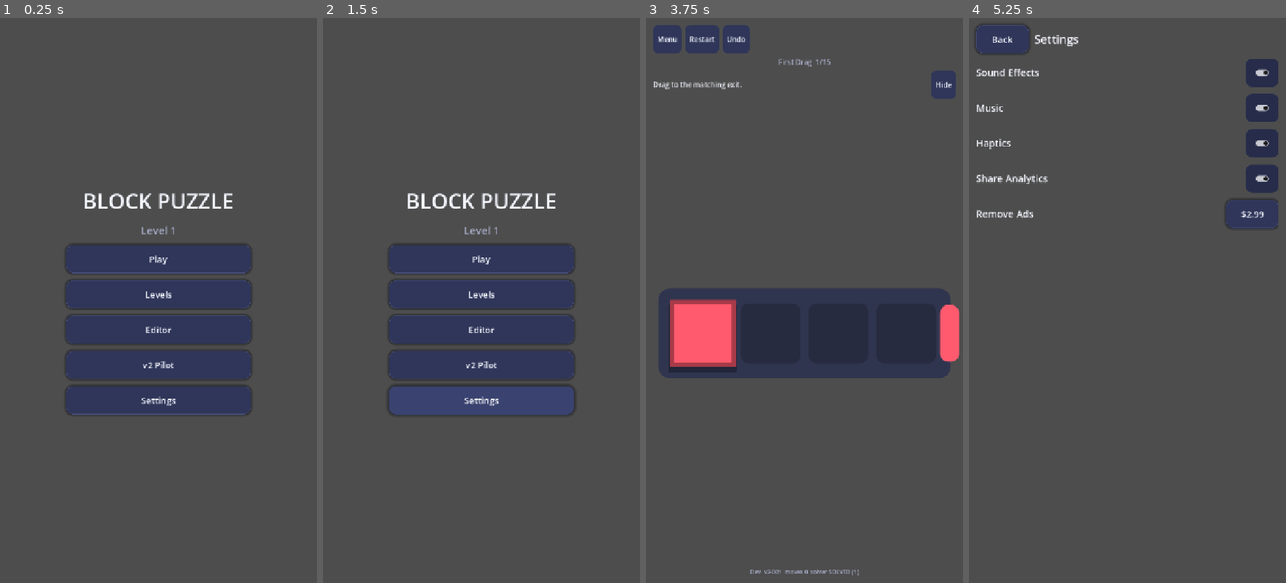
Above: before the commit, frames 1-4 (left to right).
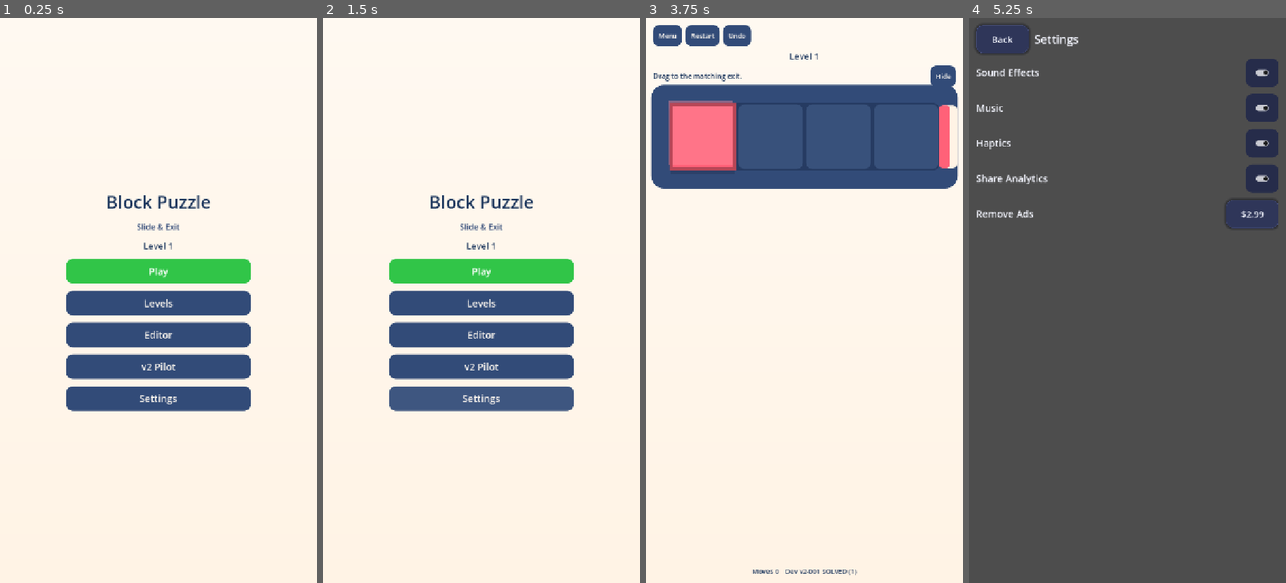
Above: after the commit, the same moments.

Repository: CylendraPlatform/Block_Puzzle_Game
Game: Godot game, scene res://scenes/MainMenu.tscn
Same seed, same stepped clock (60 frames per second), same inputs: the game is played once before the commit and once after it.
Inputs:
- Up to frame 1 (0.25 s): no input
- Up to frame 2 (1.5 s): click "Levels" at 0.5 s; click "Back" at 1.25 s
- Up to frame 3 (3.75 s): click "Editor" at 2 s; click "Back" at 2.75 s; click "v2 Pilot" at 3.5 s
- Up to frame 4 (5.25 s): click "Menu" at 4.25 s; click "Settings" at 5 s

The runs differ from the first frame. In frame 1, 100% of the frame differs, in the area x 0-100%, y 0-100%; in frame 2, 97%; in frame 3, 100%; in frame 4, nothing differs.

Commit message:
Draw the pilot and menu with the premium playful theme.
The board, gates, and clear card stay native Godot geometry so the v2 pilot matches the TD-3.5 tokens without changing puzzle rules.

Co-authored-by: Cursor <cursoragent@cursor.com>

Diff:
--- a/scripts/game/board_view_v2.gd
+++ b/scripts/game/board_view_v2.gd
@@ -126,7 +126,8 @@
 	var avail := Vector2(maxf(1.0, size.x - margin * 2.0), maxf(1.0, size.y - margin * 2.0))
 	_cell = minf(avail.x / float(cols), avail.y / float(rows))
 	var board_size := Vector2(_cell * cols, _cell * rows)
-	_origin = (size - board_size) * 0.5
+	var spare_y := maxf(0.0, size.y - board_size.y)
+	_origin = Vector2((size.x - board_size.x) * 0.5, minf(28.0, spare_y * 0.16))
 
 func _px(cell: Vector2i) -> Vector2:
 	return _origin + Vector2(cell) * _cell
@@ -142,21 +143,26 @@
 	var board: Dictionary = definition.get("board", {})
 	var cols := int(board.get("cols", 1))
 	var rows := int(board.get("rows", 1))
-	var tray := Rect2(_origin - Vector2(_cell, _cell) * 0.16, Vector2(cols, rows) * _cell + Vector2(_cell, _cell) * 0.32)
-	_round(tray, Style.BOARD, _cell * 0.18)
+	var frame := _cell * 0.26
+	var outer := Rect2(_origin - Vector2(frame, frame), Vector2(cols, rows) * _cell + Vector2(frame, frame) * 2.0)
+	_round(outer, TD35Theme.FRAME, int(clampf(_cell * 0.22, 12.0, 28.0)))
+	var inner := Rect2(_origin, Vector2(cols, rows) * _cell)
+	_round(inner, TD35Theme.BASE, int(clampf(_cell * 0.12, 8.0, 18.0)))
+	var gap := clampf(_cell * 0.08, 2.0, 4.0)
 	for y in rows:
 		for x in cols:
-			var rect := Rect2(_px(Vector2i(x, y)) + Vector2.ONE * _cell * 0.06, Vector2.ONE * _cell * 0.88)
-			_round(rect, Style.CELL, _cell * 0.12)
+			var rect := Rect2(_px(Vector2i(x, y)) + Vector2(gap, gap), Vector2(_cell - gap * 2.0, _cell - gap * 2.0))
+			_round(rect, TD35Theme.CELL, int(clampf(_cell * 0.16, 6.0, 14.0)))
 	for wall in board.get("walls", []):
 		if typeof(wall) != TYPE_ARRAY or wall.size() != 2:
 			continue
-		var rect := Rect2(_px(Vector2i(int(wall[0]), int(wall[1]))) + Vector2.ONE * _cell * 0.04, Vector2.ONE * _cell * 0.92)
-		_round(rect, Style.WALL, _cell * 0.14)
+		var rect := Rect2(_px(Vector2i(int(wall[0]), int(wall[1]))) + Vector2(gap * 0.4, gap * 0.4), Vector2(_cell - gap * 0.8, _cell - gap * 0.8))
+		_round(rect, TD35Theme.WALL, int(clampf(_cell * 0.14, 6.0, 12.0)))
 	for gate in definition.get("gates", []):
 		if typeof(gate) == TYPE_DICTIONARY:
 			_draw_gate(gate, cols, rows)
 	var geometry := PuzzleEngine._geometry(definition)
+	_draw_preview(geometry)
 	var ids: Array = geometry.keys()
 	ids.sort()
 	for id in ids:
@@ -176,31 +182,52 @@
 		var slide := from + Vector2(_dir(str(item["dir"]))) * _cell * (0.35 + travel * 1.2)
 		_draw_piece(exit_id, geometry[exit_id], slide, 1.0 - travel)
 
+func _draw_preview(geometry: Dictionary) -> void:
+	if not _dragging or _axis == "" or _drag_id == "" or not geometry.has(_drag_id):
+		return
+	var limits := _limits(_axis)
+	var max_dist := int(limits["max"])
+	var travel := _drag_px / maxf(_cell, 0.001)
+	var steps := steps_for_drag(travel, max_dist, bool(limits["exit"]), _near_screen_edge(_axis, _pointer))
+	if steps <= 0:
+		return
+	var landing := mini(steps, max_dist)
+	var extra := 0.45 if steps > max_dist else 0.0
+	var base := _px(_drag_origin + _dir(_axis) * landing) + Vector2(_dir(_axis)) * _cell * extra
+	_draw_piece(_drag_id, geometry[_drag_id], base, 0.15)
+
 func _draw_gate(gate: Dictionary, cols: int, rows: int) -> void:
 	var accepts: Array = gate.get("accept", [])
 	var color_name := "red"
 	if not accepts.is_empty():
 		color_name = str(accepts[0])
-	var color := Style.block_color(color_name)
+	var color := TD35Theme.piece_color(color_name)
 	var lo := int(gate.get("lo", 0))
 	var hi := int(gate.get("hi", lo))
 	var span := float(hi - lo + 1) * _cell
-	var thick := _cell * 0.28
-	var inset := _cell * 0.08
-	var rect := Rect2()
+	var frame := _cell * 0.26
+	var pad := clampf(_cell * 0.08, 2.0, 6.0)
+	var mouth := clampf(_cell * 0.2, 8.0, 22.0)
+	var hole := Rect2()
+	var lip := Rect2()
 	var side := str(gate.get("side", ""))
 	match side:
 		"left":
-			rect = Rect2(_origin.x - thick, _origin.y + lo * _cell + inset, thick, span - inset * 2.0)
+			hole = Rect2(_origin.x - frame, _origin.y + lo * _cell + pad, frame + 2.0, span - pad * 2.0)
+			lip = Rect2(_origin.x - mouth, hole.position.y, mouth + 2.0, hole.size.y)
 		"right":
-			rect = Rect2(_origin.x + cols * _cell, _origin.y + lo * _cell + inset, thick, span - inset * 2.0)
+			hole = Rect2(_origin.x + cols * _cell - 2.0, _origin.y + lo * _cell + pad, frame + 2.0, span - pad * 2.0)
+			lip = Rect2(_origin.x + cols * _cell - 2.0, hole.position.y, mouth + 2.0, hole.size.y)
 		"top":
-			rect = Rect2(_origin.x + lo * _cell + inset, _origin.y - thick, span - inset * 2.0, thick)
+			hole = Rect2(_origin.x + lo * _cell + pad, _origin.y - frame, span - pad * 2.0, frame + 2.0)
+			lip = Rect2(hole.position.x, _origin.y - mouth, hole.size.x, mouth + 2.0)
 		"bottom":
-			rect = Rect2(_origin.x + lo * _cell + inset, _origin.y + rows * _cell, span - inset * 2.0, thick)
+			hole = Rect2(_origin.x + lo * _cell + pad, _origin.y + rows * _cell - 2.0, span - pad * 2.0, frame + 2.0)
+			lip = Rect2(hole.position.x, _origin.y + rows * _cell - 2.0, hole.size.x, mouth + 2.0)
 		_:
 			return
-	_round(rect, color, thick * 0.45)
+	_round(hole, TD35Theme.CANVAS, int(clampf(_cell * 0.12, 4.0, 12.0)))
+	_round(lip, color, int(clampf(_cell * 0.1, 3.0, 8.0)))
 
 func _draw_piece(id: String, geometry: Dictionary, base: Vector2, alpha: float) -> void:
 	if _dragging and id == _drag_id and alpha > 0.99:
@@ -208,30 +235,39 @@
 	var corners := _silhouette(geometry["offsets"])
 	if corners.is_empty():
 		return
-	var shadow := PackedVector2Array()
-	var fill := PackedVector2Array()
 	var center := Vector2.ZERO
 	for corner in corners:
 		center += corner
 	center /= float(corners.size())
+	var color := TD35Theme.piece_color(str(geometry["color"]))
+	if id == _drag_id and alpha > 0.99:
+		color = color.lightened(0.05)
+	color.a = alpha
+	var shadow := PackedVector2Array()
+	var body := PackedVector2Array()
+	var gloss := PackedVector2Array()
+	var lifted := 1.0
+	if id == _drag_id and alpha > 0.99:
+		lifted = 1.025
 	for corner in corners:
 		var pixel := base + Vector2(corner) * _cell
-		shadow.append(pixel + Vector2(0, _cell * 0.08))
 		var from_center := pixel - (base + center * _cell)
-		fill.append(base + center * _cell + from_center * 0.92)
-	var color := Style.block_color(str(geometry["color"]))
-	if id == _drag_id and alpha > 0.99:
-		color = color.lightened(0.08)
-	color.a = alpha
-	var shadow_color := Color(0, 0, 0, 0.28 * alpha)
+		var placed := base + center * _cell + from_center * 0.94 * lifted
+		shadow.append(placed + Vector2(0, _cell * 0.08))
+		body.append(placed)
+		gloss.append(placed + Vector2(-_cell * 0.03, -_cell * 0.06))
+	var shadow_color := Color(TD35Theme.SHADOW, 0.28 * alpha)
 	draw_colored_polygon(shadow, shadow_color)
-	draw_colored_polygon(fill, color)
-	var outline := fill.duplicate()
+	var edge := color.darkened(0.28)
+	edge.a = alpha
+	draw_colored_polygon(body, color)
+	var shine := color.lightened(0.28)
+	shine.a = 0.42 * alpha
+	draw_colored_polygon(gloss, shine)
+	var outline := body.duplicate()
 	if outline.size() > 0:
 		outline.append(outline[0])
-	var edge := color.darkened(0.35)
-	edge.a = alpha
-	draw_polyline(outline, edge, maxf(2.0, _cell * 0.06), true)
+	draw_polyline(outline, edge, maxf(2.0, _cell * 0.045), true)
 
 func _silhouette(offsets: Array) -> PackedVector2Array:
 	var occupied := {}
@@ -400,7 +436,4 @@
 	return Vector2i.ZERO
 
 func _round(rect: Rect2, color: Color, radius: float) -> void:
-	var box := StyleBoxFlat.new()
-	box.bg_color = color
-	box.set_corner_radius_all(int(radius))
-	draw_style_box(box, rect)
+	draw_style_box(TD35Theme.round_box(color, int(radius)), rect)
--- a/scripts/game/pilot_game.gd
+++ b/scripts/game/pilot_game.gd
@@ -21,24 +21,27 @@
 		_load(_index)
 
 func _build() -> void:
-	var safe := UIKit.mount(self)
+	set_anchors_and_offsets_preset(Control.PRESET_FULL_RECT)
+	add_child(TD35Theme.make_bg())
+	var safe := SafeArea.new()
+	add_child(safe)
 	var column := UIKit.column(safe)
 	column.add_theme_constant_override("separation", 8)
 	var bar := HBoxContainer.new()
 	bar.add_theme_constant_override("separation", 8)
 	var back := UIKit.button("Menu", _on_menu)
-	UIKit.apply_compact(back)
+	TD35Theme.style_compact(back)
 	back.size_flags_horizontal = Control.SIZE_SHRINK_CENTER
 	var restart := UIKit.button("Restart", _on_restart)
-	UIKit.apply_compact(restart)
+	TD35Theme.style_compact(restart)
 	restart.size_flags_horizontal = Control.SIZE_SHRINK_CENTER
 	var undo := UIKit.button("Undo", _on_undo)
-	UIKit.apply_compact(undo)
+	TD35Theme.style_compact(undo)
 	undo.size_flags_horizontal = Control.SIZE_SHRINK_CENTER
 	_title = Label.new()
 	_title.horizontal_alignment = HORIZONTAL_ALIGNMENT_CENTER
-	_title.add_theme_font_size_override("font_size", 16)
-	_title.add_theme_color_override("font_color", Style.TEXT_DIM)
+	_title.add_theme_font_size_override("font_size", 20)
+	_title.add_theme_color_override("font_color", TD35Theme.NAVY)
 	_title.clip_text = true
 	_title.text_overrun_behavior = TextServer.OVERRUN_TRIM_ELLIPSIS
 	bar.add_child(back)
@@ -51,9 +54,9 @@
 	_prompt.size_flags_horizontal = Control.SIZE_EXPAND_FILL
 	_prompt.autowrap_mode = TextServer.AUTOWRAP_WORD_SMART
 	_prompt.add_theme_font_size_override("font_size", 16)
-	_prompt.add_theme_color_override("font_color", Style.TEXT)
+	_prompt.add_theme_color_override("font_color", TD35Theme.NAVY)
 	var hide := UIKit.button("Hide", func() -> void: _prompt_row.visible = false)
-	UIKit.apply_compact(hide)
+	TD35Theme.style_compact(hide)
 	hide.size_flags_horizontal = Control.SIZE_SHRINK_END
 	_prompt_row.add_child(_prompt)
 	_prompt_row.add_child(hide)
@@ -70,14 +73,23 @@
 	_status = Label.new()
 	_status.horizontal_alignment = HORIZONTAL_ALIGNMENT_CENTER
 	_status.autowrap_mode = TextServer.AUTOWRAP_WORD_SMART
-	_status.add_theme_font_size_override("font_size", 13)
-	_status.add_theme_color_override("font_color", Style.TEXT_DIM)
+	_status.add_theme_font_size_override("font_size", 15)
+	_status.add_theme_color_override("font_color", TD35Theme.NAVY)
 	column.add_child(_status)
-	var win := UIKit.modal(safe, "Pilot Clear")
+	var win := UIKit.modal(safe, "Level Complete!")
 	_win_layer = win["layer"]
+	var card: PanelContainer = win["card"]
+	card.add_theme_stylebox_override("panel", TD35Theme.card_box())
 	var box: VBoxContainer = win["box"]
-	box.add_child(UIKit.button("Next", _on_next))
-	box.add_child(UIKit.button("Menu", _on_menu))
+	var heading := box.get_child(0) as Label
+	if heading != null:
+		heading.add_theme_color_override("font_color", TD35Theme.NAVY)
+	var next := UIKit.button("Next", _on_next)
+	TD35Theme.style_button(next, true)
+	var menu := UIKit.button("Menu", _on_menu)
+	TD35Theme.style_button(menu, false)
+	box.add_child(next)
+	box.add_child(menu)
 
 func _load(index: int) -> void:
 	if index < 0 or index >= _paths.size():
@@ -97,16 +109,19 @@
 	_prompt_row.visible = true
 	var metrics: Dictionary = _definition.get("authored_metrics", {})
 	_prompt.text = str(metrics.get("prompt", ""))
-	_title.text = "%s  %d/%d" % [str(_definition.get("name", _definition.get("id", ""))), index + 1, _paths.size()]
+	_title.text = "Level %d" % (index + 1)
 	_refresh_status()
 
 func _refresh_status() -> void:
 	if _session == null:
 		return
+	_status.text = "Moves %d" % _session.move_count()
+	if not DevAccess.enabled():
+		return
 	var solved := SolverV2.solve(_definition, PuzzleState.from_definition(_definition), 8000)
 	var verdict := str(solved["status"])
 	var length := int(solved["solution_length"])
-	_status.text = "Dev  %s  moves %d  solver %s (%s)" % [str(_definition.get("id", "")), _session.move_count(), verdict, str(length)]
+	_status.text = "Moves %d    Dev %s %s (%s)" % [_session.move_count(), str(_definition.get("id", "")), verdict, str(length)]
 
 func _on_commit(action: PuzzleAction) -> void:
 	if _session == null or _session.input_locked:
--- a/scripts/ui/main_menu.gd
+++ b/scripts/ui/main_menu.gd
@@ -8,7 +8,10 @@
 	_build()
 
 func _build() -> void:
-	var safe := UIKit.mount(self)
+	set_anchors_and_offsets_preset(Control.PRESET_FULL_RECT)
+	add_child(TD35Theme.make_bg())
+	var safe := SafeArea.new()
+	add_child(safe)
 	var center := CenterContainer.new()
 	center.size_flags_horizontal = Control.SIZE_EXPAND_FILL
 	center.size_flags_vertical = Control.SIZE_EXPAND_FILL
@@ -21,15 +24,26 @@
 	center.resized.connect(func() -> void:
 		column.custom_minimum_size.x = minf(420.0, maxf(0.0, center.size.x)))
 
-	column.add_child(UIKit.wrapping_label("BLOCK PUZZLE", 48))
+	column.add_child(UIKit.wrapping_label("Block Puzzle", 40, TD35Theme.NAVY))
+	column.add_child(UIKit.wrapping_label("Slide & Exit", 18, TD35Theme.FRAME))
 	var lvl: int = clampi(Catalog.load_unlocked() + 1, 1, 100)
-	column.add_child(UIKit.wrapping_label("Level %d" % lvl, 24, Style.TEXT_DIM))
-	column.add_child(UIKit.button("Play", _on_play))
-	column.add_child(UIKit.button("Levels", _on_levels))
+	column.add_child(UIKit.wrapping_label("Level %d" % lvl, 20, TD35Theme.NAVY))
+	var play := UIKit.button("Play", _on_play)
+	TD35Theme.style_button(play, true)
+	column.add_child(play)
+	var levels := UIKit.button("Levels", _on_levels)
+	TD35Theme.style_button(levels, false)
+	column.add_child(levels)
 	if DevAccess.enabled():
-		column.add_child(UIKit.button("Editor", _on_editor))
-		column.add_child(UIKit.button("v2 Pilot", _on_pilot))
-	column.add_child(UIKit.button("Settings", _on_settings))
+		var editor := UIKit.button("Editor", _on_editor)
+		TD35Theme.style_button(editor, false)
+		column.add_child(editor)
+		var pilot := UIKit.button("v2 Pilot", _on_pilot)
+		TD35Theme.style_button(pilot, false)
+		column.add_child(pilot)
+	var settings := UIKit.button("Settings", _on_settings)
+	TD35Theme.style_button(settings, false)
+	column.add_child(settings)
 
 func _on_play() -> void:
 	Settings.selected_level = -1   # resume at saved progress
--- /dev/null
+++ b/scripts/ui/td35_theme.gd
@@ -0,0 +1,87 @@
+class_name TD35Theme
+extends RefCounted
+## Presentation tokens for the premium playful pilot and menu.
+## Logical puzzle colors stay red, blue, green, yellow, orange, purple.
+
+const CANVAS := Color("#FFF3E5")
+const CANVAS_HIGH := Color("#FFF9F1")
+const NAVY := Color("#19345B")
+const FRAME := Color("#324B78")
+const BASE := Color("#263B62")
+const CELL := Color("#38517B")
+const WALL := Color("#152848")
+const CONFIRM := Color("#31C548")
+const SHADOW := Color("#1C2540")
+const PIECE := {
+	"red": Color("#FF6178"),
+	"blue": Color("#24BBF2"),
+	"green": Color("#88D83A"),
+	"yellow": Color("#FFD143"),
+	"orange": Color("#FFA83A"),
+	"purple": Color("#A95CF5"),
+}
+
+static var _boxes := {}
+
+static func piece_color(name: String) -> Color:
+	return PIECE.get(name, Color.WHITE)
+
+static func make_bg() -> TextureRect:
+	var gradient := Gradient.new()
+	gradient.set_color(0, CANVAS_HIGH)
+	gradient.set_color(1, CANVAS)
+	var tex := GradientTexture2D.new()
+	tex.gradient = gradient
+	tex.fill_from = Vector2(0, 0)
+	tex.fill_to = Vector2(0, 1)
+	tex.width = 8
+	tex.height = 256
+	var rect := TextureRect.new()
+	rect.texture = tex
+	rect.set_anchors_preset(Control.PRESET_FULL_RECT)
+	rect.stretch_mode = TextureRect.STRETCH_SCALE
+	rect.mouse_filter = Control.MOUSE_FILTER_IGNORE
+	return rect
+
+static func style_button(button: Button, primary: bool) -> void:
+	var fill := CONFIRM if primary else FRAME
+	var down := fill.darkened(0.12)
+	button.add_theme_color_override("font_color", Color.WHITE if primary else CANVAS_HIGH)
+	button.add_theme_color_override("font_hover_color", Color.WHITE if primary else CANVAS_HIGH)
+	button.add_theme_font_size_override("font_size", 22)
+	button.custom_minimum_size = Vector2(0, 56)
+	button.add_theme_stylebox_override("normal", _box(fill, 16))
+	button.add_theme_stylebox_override("hover", _box(fill.lightened(0.06), 16))
+	button.add_theme_stylebox_override("pressed", _box(down, 16))
+	button.add_theme_stylebox_override("disabled", _box(fill.darkened(0.3), 16))
+	button.add_theme_stylebox_override("focus", StyleBoxEmpty.new())
+
+static func style_compact(button: Button) -> void:
+	button.add_theme_color_override("font_color", CANVAS_HIGH)
+	button.add_theme_color_override("font_hover_color", Color.WHITE)
+	button.add_theme_font_size_override("font_size", 15)
+	button.custom_minimum_size = Vector2(48, 48)
+	button.add_theme_stylebox_override("normal", _box(FRAME, 14))
+	button.add_theme_stylebox_override("hover", _box(FRAME.lightened(0.08), 14))
+	button.add_theme_stylebox_override("pressed", _box(NAVY, 14))
+	button.add_theme_stylebox_override("focus", StyleBoxEmpty.new())
+
+static func card_box() -> StyleBoxFlat:
+	return _box(CANVAS_HIGH, 22)
+
+static func round_box(color: Color, radius: int) -> StyleBoxFlat:
+	return _box(color, radius)
+
+static func _box(color: Color, radius: int) -> StyleBoxFlat:
+	var key := "%s|%d" % [color.to_html(true), radius]
+	if _boxes.has(key):
+		return _boxes[key]
+	var box := StyleBoxFlat.new()
+	box.bg_color = color
+	box.set_corner_radius_all(radius)
+	box.content_margin_left = 12
+	box.content_margin_right = 12
+	box.content_margin_top = 8
+	box.content_margin_bottom = 8
+	_boxes[key] = box
+	return box
--- /dev/null
+++ b/test/test_td35_shots.gd
@@ -0,0 +1,130 @@
+extends SceneTree
+## Desktop captures of the TD-3.5 pilot, menu, and synthetic board sizes.
+## Not an Android device test.
+##   godot --path . --script res://test/test_td35_shots.gd
+
+var _fails := 0
+
+func _initialize() -> void:
+	print("== test_td35_shots ==")
+	var out := ProjectSettings.globalize_path("res://build/qa/td35")
+	DirAccess.make_dir_recursive_absolute(out)
+	print("  DIR  ", out)
+	SafeArea.use_simulation = true
+	SafeArea.simulate_insets = Vector4.ZERO
+	print("  LOAD menu")
+	var menu: PackedScene = load("res://scenes/MainMenu.tscn")
+	print("  LOADED menu")
+	await _scene(menu, out, Vector2i(360, 800), "360x800_menu.png")
+	await _scene(menu, out, Vector2i(412, 915), "412x915_menu.png")
+	var pilot: PackedScene = load("res://scenes/Pilot.tscn")
+	await _pilot(pilot, out, Vector2i(360, 800), 0, "360x800_v2_001.png", false)
+	await _pilot(pilot, out, Vector2i(360, 800), 5, "360x800_v2_006.png", false)
+	await _pilot(pilot, out, Vector2i(412, 915), 9, "412x915_v2_010.png", false)
+	await _pilot(pilot, out, Vector2i(360, 800), 10, "360x800_v2_011.png", false)
+	await _pilot(pilot, out, Vector2i(360, 800), 14, "360x800_v2_015.png", true)
+	await _board(out, Vector2i(360, 800), 1, 5, "360x800_1x5.png")
+	await _board(out, Vector2i(412, 915), 5, 1, "412x915_5x1.png")
+	await _board(out, Vector2i(360, 800), 5, 5, "360x800_5x5.png")
+	await _board(out, Vector2i(412, 915), 9, 9, "412x915_9x9.png")
+	print("== done: %d failure(s) ==" % _fails)
+	quit(_fails)
+
+func _scene(packed: PackedScene, dir: String, view_size: Vector2i, file_name: String) -> void:
+	print("  SCENE ", file_name)
+	var host := _host(view_size)
+	print("  HOST ", file_name)
+	var node := packed.instantiate()
+	print("  NODE ", file_name)
+	node.set_anchors_and_offsets_preset(Control.PRESET_FULL_RECT)
+	host.add_child(node)
+	print("  ADDED ", file_name)
+	for _i in 6:
+		await process_frame
+	print("  FRAMED ", file_name)
+	RenderingServer.force_draw()
+	_save(host, dir, file_name)
+	host.queue_free()
+	await process_frame
+
+func _pilot(packed: PackedScene, dir: String, view_size: Vector2i, index: int, file_name: String, show_win: bool) -> void:
+	var host := _host(view_size)
+	var node := packed.instantiate()
+	node.set_anchors_and_offsets_preset(Control.PRESET_FULL_RECT)
+	host.add_child(node)
+	for _i in 4:
+		await process_frame
+	node._load(index)
+	if show_win:
+		node._win_layer.visible = true
+	for _i in 4:
+		await process_frame
+	RenderingServer.force_draw()
+	_save(host, dir, file_name)
+	host.queue_free()
+	await process_frame
+
+func _board(dir: String, view_size: Vector2i, cols: int, rows: int, file_name: String) -> void:
+	var host := _host(view_size)
+	var root_ui := Control.new()
+	root_ui.set_anchors_and_offsets_preset(Control.PRESET_FULL_RECT)
+	host.add_child(root_ui)
+	root_ui.add_child(TD35Theme.make_bg())
+	var board := BoardViewV2.new()
+	board.set_anchors_and_offsets_preset(Control.PRESET_FULL_RECT)
+	root_ui.add_child(board)
+	var definition := _definition(cols, rows)
+	board.show_state(definition, PuzzleState.from_definition(definition))
+	for _i in 4:
+		await process_frame
+	RenderingServer.force_draw()
+	_save(host, dir, file_name)
+	host.queue_free()
+	await process_frame
+
+func _definition(cols: int, rows: int) -> Dictionary:
+	var pieces: Array = [
+		{"id": "red", "color": "red", "cells": [[0, 0], [1, 0], [0, 1]], "pos": [0, 0], "required": true},
+		{"id": "blue", "color": "blue", "cells": [[0, 0], [1, 0], [2, 0], [1, 1]], "pos": [mini(2, cols - 3), mini(1, rows - 2)], "required": true},
+		{"id": "green", "color": "green", "cells": [[0, 0], [1, 0], [1, 1], [2, 1]], "pos": [maxi(0, cols - 3), maxi(0, rows - 2)], "required": true},
+	]
+	if cols < 3 or rows < 2:
+		pieces = [{"id": "red", "color": "red", "cells": [[0, 0]], "pos": [0, 0], "required": true}]
+	var span_limit := rows - 1 if cols >= rows else cols - 1
+	return {
+		"schema_version": 2,
+		"id": "td35-shot",
+		"name": "Shot",
+		"board": {"cols": cols, "rows": rows, "walls": []},
+		"pieces": pieces,
+		"gates": [
+			{"id": "red_gate", "side": "right" if cols >= rows else "bottom", "lo": 0, "hi": mini(2, span_limit), "accept": ["red"], "initial_state": "open"},
+		],
+		"goals": {"all_required_pieces_exited": true},
+	}
+
+func _host(view_size: Vector2i) -> SubViewport:
+	var host := SubViewport.new()
+	host.size = view_size
+	host.disable_3d = true
+	host.transparent_bg = false
+	host.render_target_update_mode = SubViewport.UPDATE_ALWAYS
+	root.add_child(host)
+	return host
+
+func _save(host: SubViewport, dir: String, file_name: String) -> void:
+	var tex := host.get_texture()
+	if tex == null:
+		_fails += 1
+		print("  FAIL  no texture ", file_name)
+		return
+	var image := tex.get_image()
+	var path := dir.path_join(file_name)
+	if image == null or image.save_png(path) != OK:
+		_fails += 1
+		print("  FAIL  shot ", file_name)
+	elif image.get_width() != host.size.x or image.get_height() != host.size.y:
+		_fails += 1
+		print("  FAIL  size ", file_name, " ", image.get_size())
+	else:
+		print("  SHOT  ", path, " ", image.get_size())
Not shown, added: scripts/ui/td35_theme.gd.uid
Not shown, added: test/test_td35_shots.gd.uid
Not shown, changed: docs/tasks/CURRENT_TASK.md
Not shown, changed: docs/tasks/TD-3_5_IMPLEMENTATION.md
